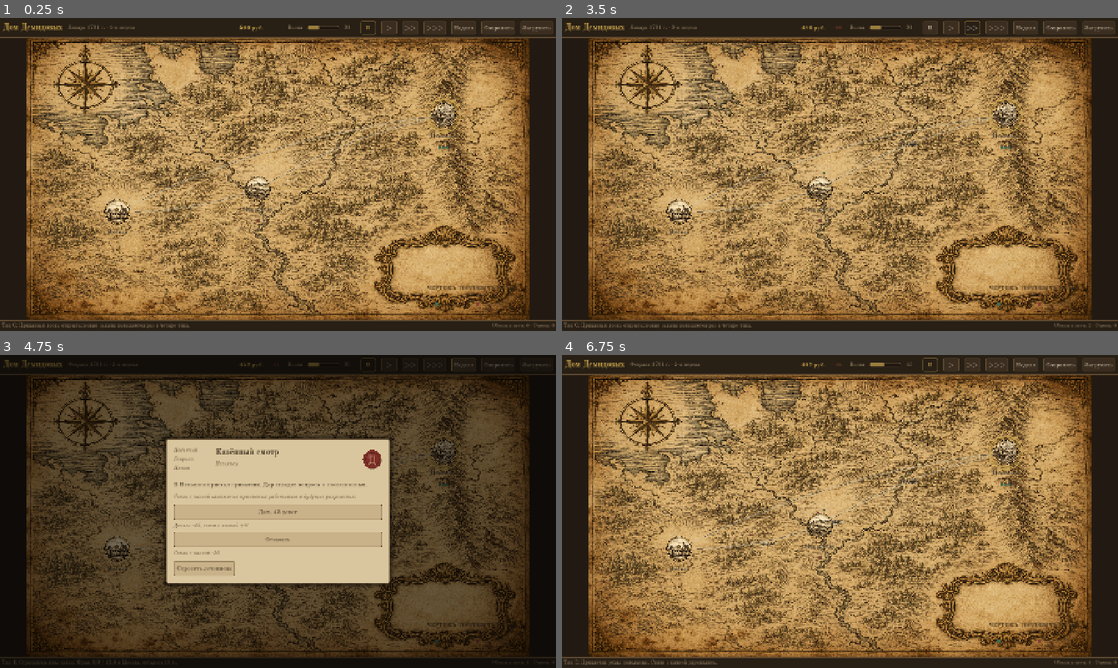
Above: before the commit, frames 1-4 (two rows, left to right).
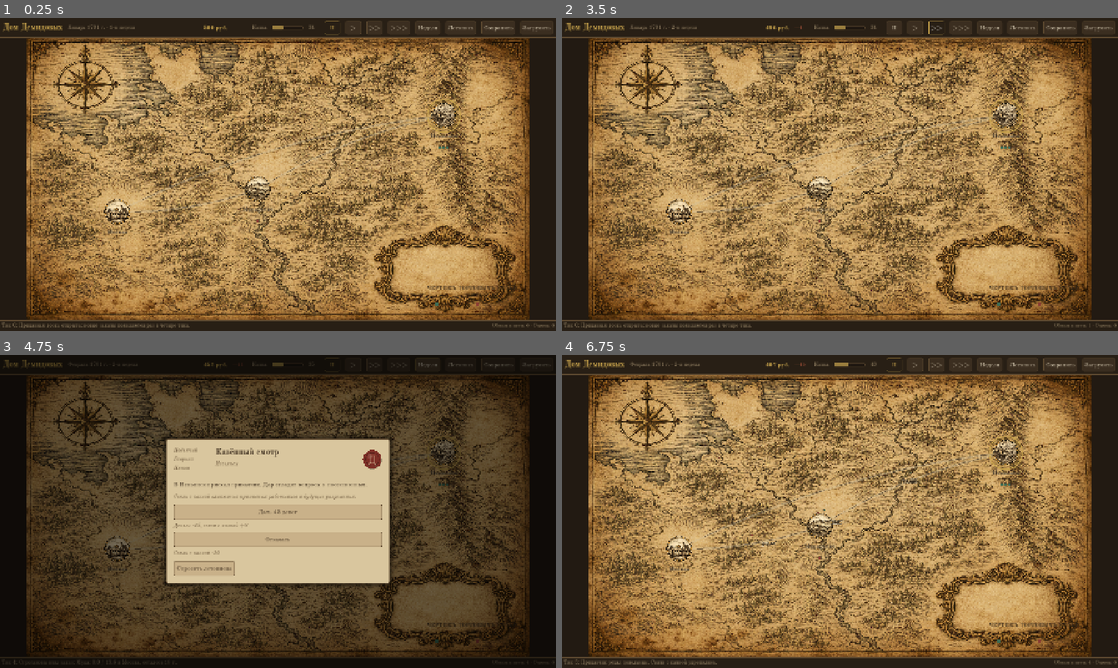
Above: after the commit, the same moments.

Repository: chas36/bearconomy
Game: Godot game, scene res://ui/main.tscn
Two runs of this game, one before a commit and one after it. Both use one fixed random seed, a clock stepped at 60 frames per second and the inputs below.
Inputs (mouse positions are in pixels of both pictures, inside the frame that each line leads up to):
- Up to frame 1 (0.25 s): no input
- Up to frame 2 (3.5 s): click (1023, 27) at 0.5 s, where only the run after the commit has a clickable "Летопись"; click "II" at 1.25 s; click ">" at 2 s; click ">>" at 2.75 s
- Up to frame 3 (4.75 s): click ">>>" at 3.5 s; click "Неделя" at 4.25 s
- Up to frame 4 (6.75 s): click "Сохранить" at 5 s; click "Загрузить" at 5.75 s; click "Дать 45 денег" at 6.5 s

The runs differ from the first frame. In frame 1, 0.4% of the frame differs, in the area x 36-86%, y 0-6%; in frame 2, 0.4%, in the area x 19-86%, y 0-53%; in frame 3, 0.2%; in frame 4, 0.4%.

Commit message:
ui: летопись открывается из планки поверх любого экрана
Co-Authored-By: Claude Fable 5 <noreply@anthropic.com>

Diff:
--- a/ui/main.gd
+++ b/ui/main.gd
@@ -98,6 +98,9 @@
 	_top_bar.speed_selected.connect(_set_speed)
 	_top_bar.save_pressed.connect(_on_save)
 	_top_bar.load_pressed.connect(_on_load)
+	_top_bar.journal_pressed.connect(
+		func() -> void: _paper_panel.open("Летопись дома", _journal_panel)
+	)
 	add_child(_top_bar)
 
 	add_child(_build_status_bar())
--- a/ui/top_bar.gd
+++ b/ui/top_bar.gd
@@ -5,6 +5,7 @@
 signal speed_selected(ticks_per_second: int)
 signal save_pressed
 signal load_pressed
+signal journal_pressed
 
 const UiTheme := preload("res://ui/ui_theme.gd")
 const GameText := preload("res://ui/game_text.gd")
@@ -118,6 +119,12 @@
 	step_button.pressed.connect(func() -> void: step_pressed.emit())
 	row.add_child(step_button)
 
+	var journal_button := Button.new()
+	journal_button.text = "Летопись"
+	journal_button.tooltip_text = "Обозы в пути и записи приказчика"
+	journal_button.pressed.connect(func() -> void: journal_pressed.emit())
+	row.add_child(journal_button)
+
 	var save_button := Button.new()
 	save_button.text = "Сохранить"
 	save_button.pressed.connect(func() -> void: save_pressed.emit())
